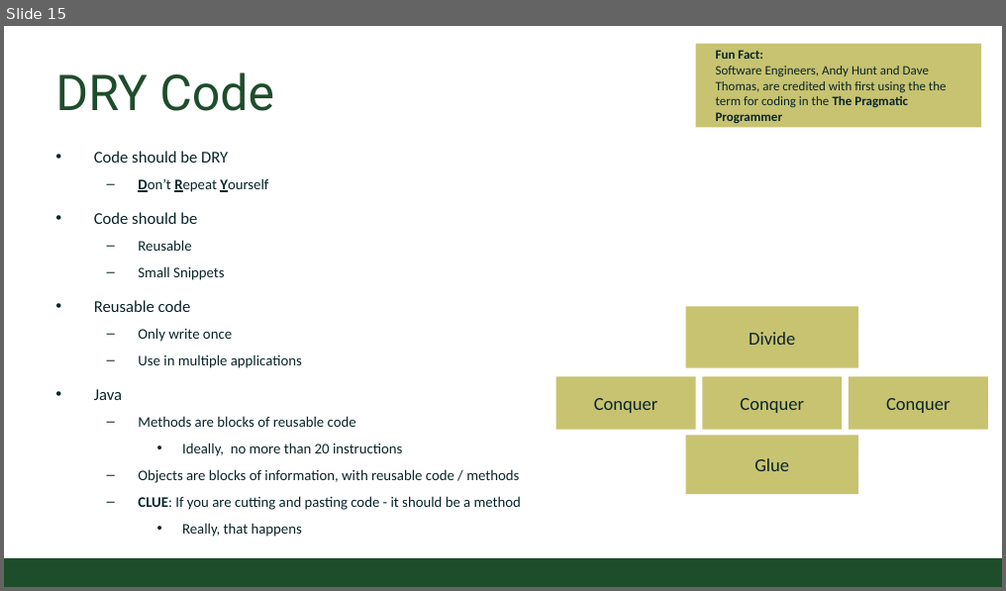
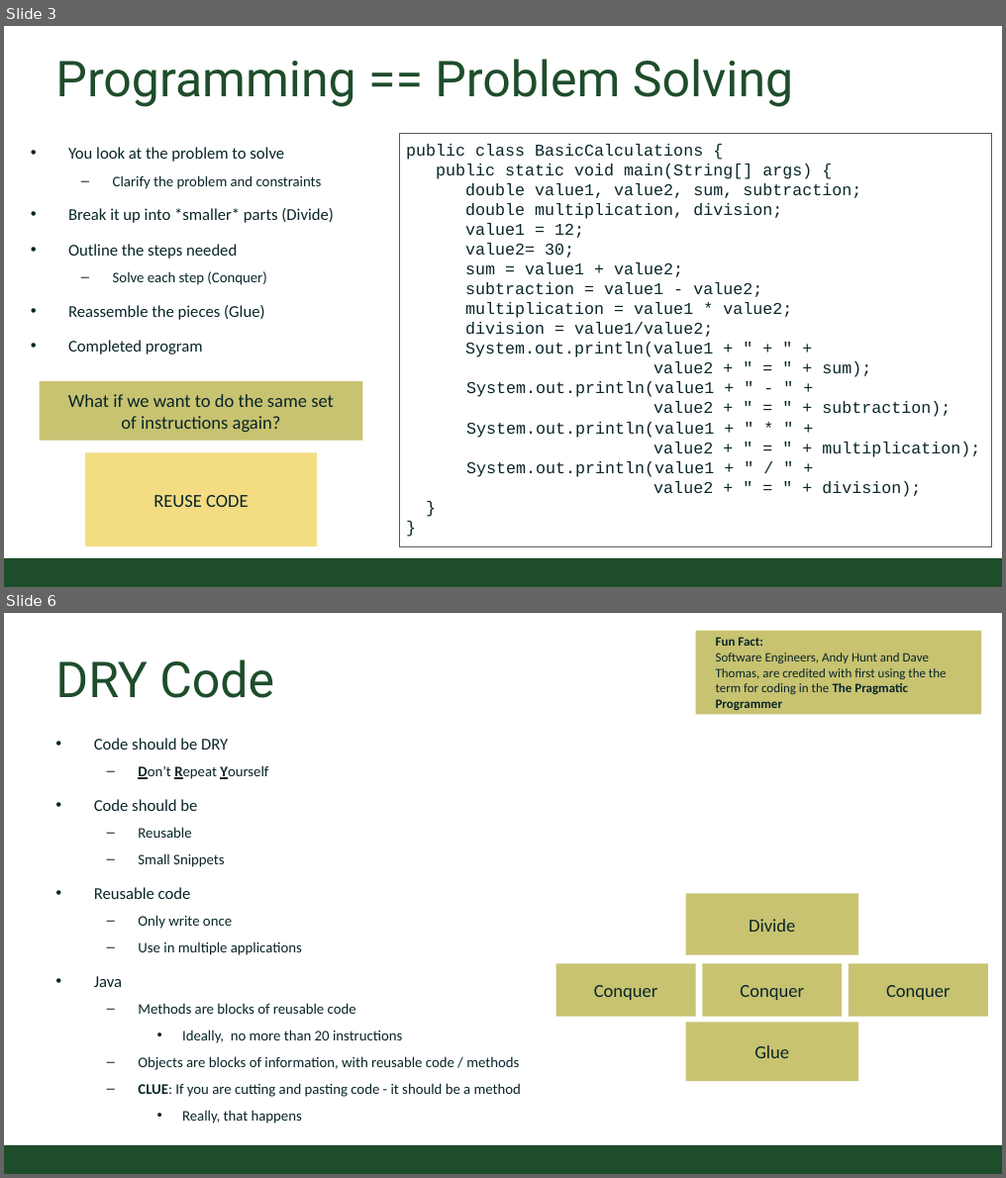
Before and after one commit to CSU-CompSci-CS163-4/Handouts, a slide deck: slides/On-Campus/02_02_ObjectsMethods.pptx. Shown one above the other, each under a label of ours: slide 15 before the commit, slides 3 and 6 after it; the slides between them are not shown. The pictures are 1006x591 and 1006x1178 pixels, drawn with LibreOffice and Linux fonts; fonts in the diff are those of the drawing; background and template pictures are left out. Boxes give left, top, right and bottom in pixels: in the first picture for what was removed or moved away, otherwise in the second. Text is boxed around its words. In the diff, an @@ line names an element or a change of style, - is before the commit and + after.

```diff
--- a/slides/On-Campus/02_02_ObjectsMethods.pptx
+++ b/slides/On-Campus/02_02_ObjectsMethods.pptx
@@ slide 3 added at (x1=4, y1=26, x2=1002, y2=587), background #FFFFFF; not listed: 1 template element that a slide beside it also shows @@
@@ title added at (x1=55, y1=59, x2=793, y2=107), 54 pt, text #1E4D2B @@
+Programming == Problem Solving
@@ rectangle added at (x1=400, y1=134, x2=991, y2=547), outline #59595B 0.75 pt, 18 pt, text #092529 @@
+public class BasicCalculations {
+public static void main(String[] args) {
+double value1, value2, sum, subtraction;
+double multiplication, division;
+value1 = 12;
+value2= 30;
+sum = value1 + value2;
+subtraction = value1 - value2;
+multiplication = value1 * value2;
+division = value1/value2;
+System.out.println(value1 + " + " +
+value2 + " = " + sum);
+System.out.println(value1 + " - " +
+value2 + " = " + subtraction);
+System.out.println(value1 + " * " +
+value2 + " = " + multiplication);
+System.out.println(value1 + " / " +
+value2 + " = " + division);
+}
+}
@@ text added at (x1=68, y1=147, x2=334, y2=355), 18 pt, text #092529 @@
+• You look at the problem to solve
+  – Clarify the problem and constraints
+• Break it up into *smaller* parts (Divide)
+• Outline the steps needed
+  – Solve each step (Conquer)
+• Reassemble the pieces (Glue)
+• Completed program
@@ rectangle added at (x1=39, y1=382, x2=362, y2=441), fill #C8C371, 20 pt, text #092529 @@
+What if we want to do the same set of instructions again?
@@ rectangle added at (x1=85, y1=454, x2=317, y2=547), fill #F4DC83, 20 pt, text #092529 @@
+REUSE CODE
@@ what was slide 15 is now slide 6 @@
```
Also in this commit, not shown: 3 slides changed, 4 other slides added, 5 slides removed.
